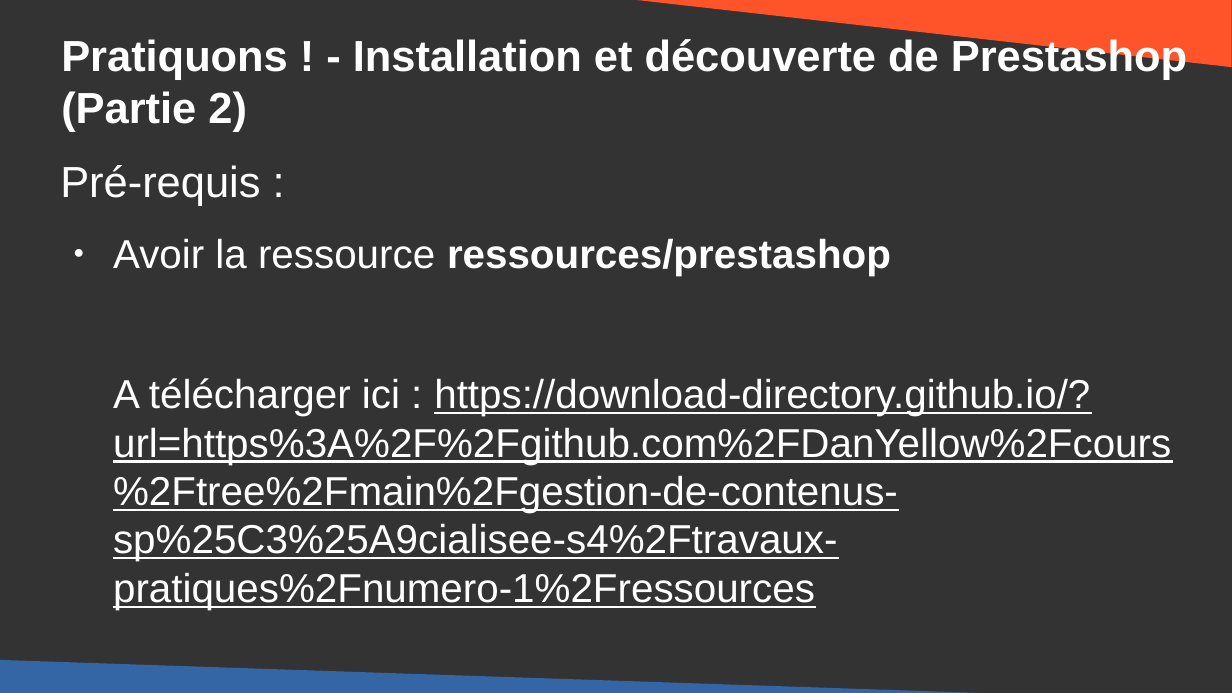
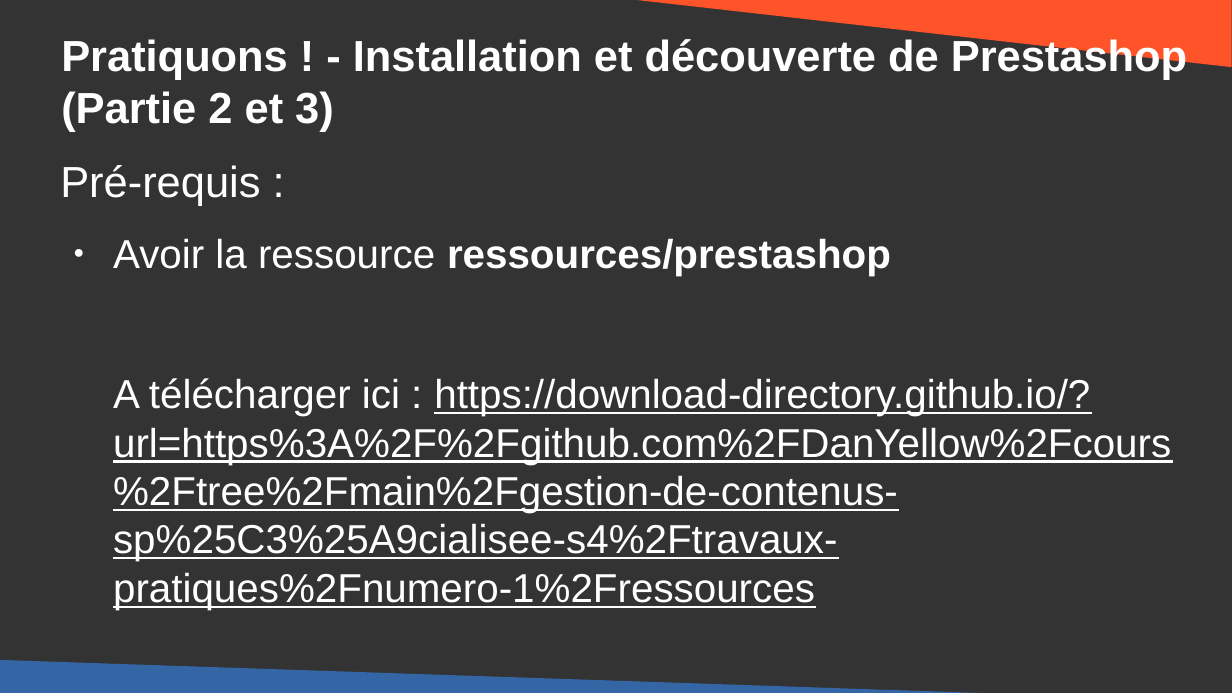
Before and after one commit to DanYellow/cours, a slide deck: slide 19 of gestion-de-contenus-specialisee-s4/travaux-pratiques/numero-1/presentation.odp. Drawn at 1232x693 pixels with LibreOffice and Linux fonts; fonts in the diff are those of the drawing. Boxes give left, top, right and bottom in pixels: in the first picture for what was removed or moved away, otherwise in the second. Text is boxed around its words. In the diff, an @@ line names an element or a change of style, - is before the commit and + after.

Commit message:
Update Prestashop

```diff
--- a/gestion-de-contenus-specialisee-s4/travaux-pratiques/numero-1/presentation.odp
+++ b/gestion-de-contenus-specialisee-s4/travaux-pratiques/numero-1/presentation.odp
@@ title at (61,36,1187,132): text changed @@
-Pratiquons ! - Installation et découverte de Prestashop
-(Partie 2)
+Pratiquons ! - Installation et découverte de Prestashop
+(Partie 2 et 3)
```
Also in this commit, not shown: 7 other slides changed, 2 slides added, 1 slide removed, 4 other files.
